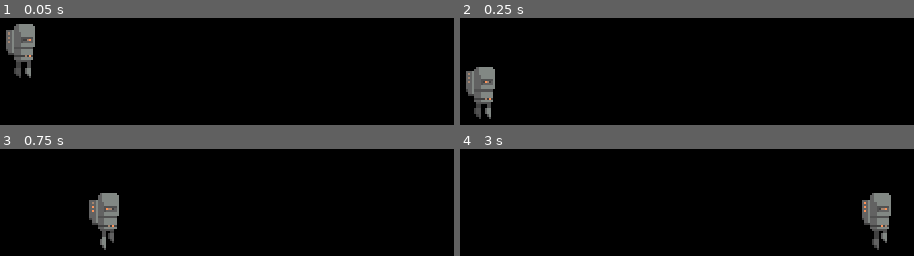
Above: before the commit, frames 1-4 (two rows, left to right).
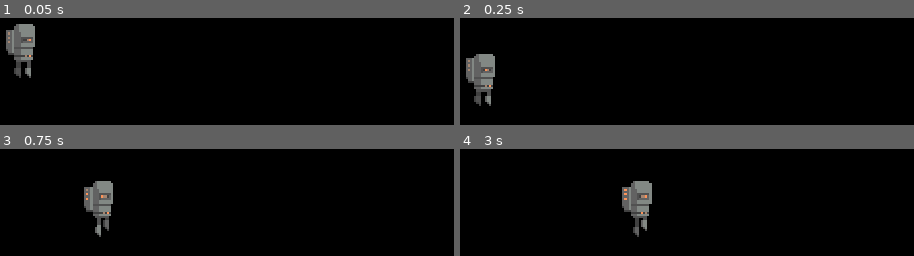
Above: after the commit, the same moments.

Repository: ricklusuardi/BuiltToScale2024
Game: Godot game, scene res://world.tscn
The game is run twice, just before and just after one commit, with the same random seed, the same clock (stepped at 60 frames per second) and the same inputs.
Inputs:
- Up to frame 1 (0.05 s): no input
- Up to frame 2 (0.25 s): no input
- Up to frame 3 (0.75 s): hold Right (ui_right) from 0.53 s (still down)
- Up to frame 4 (3 s): release Right (ui_right) at 2.03 s; hold Left (ui_left) 2.03-2.78 s; hold Right (ui_right) from 2.78 s (still down)

Frame 1 is identical in both runs. In frame 2, 2.2% of the frame differs, in the area x 1-8%, y 33-95%; in frame 3, 2.8%; in frame 4, 4.5%, in the area x 35-95%, y 29-95%.

Commit message:
implemented barebone windonly half done, gotta do the vector math for speedind when facing he opposite way

Diff:
--- a/Chara.gd
+++ b/Chara.gd
@@ -1,14 +1,15 @@
 extends CharacterBody2D
+class_name Chara
 
-
-const SPEED = 200.0
+var SPEED = 200.0
 #const JUMP_VELOCITY = -400.0
 
 @export var scaleChange : Vector2 #how much the size of the character increases/decreases
 @export var currentScaleStep : int = 0 # keeps track of how many times the character has been scaled up or down.
 @export var maxScaleUp : int = 2 # max amount of times it can be scaled up
 @export var minScaleDown : int = - 2 # max amount of times it can be scaled down
-
+var is_in_wind = false
+@export var in_wind_speed = 50
 # Get the gravity from the project settings to be synced with RigidBody nodes.
 var gravity = ProjectSettings.get_setting("physics/2d/default_gravity")
 
@@ -16,6 +17,10 @@
 	randomize()
 
 func _physics_process(delta):
+	if is_in_wind:
+		SPEED = in_wind_speed
+	else :
+		SPEED = 200.0
 	# Add the gravity.
 	if not is_on_floor():
 		velocity.y += gravity * delta
@@ -57,3 +62,9 @@
 	if (currentScaleStep > minScaleDown):
 		scale /= scaleChange
 		currentScaleStep -= 1
+
+func in_wind():
+	is_in_wind = true
+
+func not_in_wind():
+	is_in_wind =  false
--- a/Chara.tscn
+++ b/Chara.tscn
@@ -16,23 +16,6 @@
 
 [sub_resource type="RectangleShape2D" id="RectangleShape2D_0l3m1"]
 size = Vector2(13, 26)
-
-[sub_resource type="Animation" id="Animation_5rts5"]
-resource_name = "RobotIdle"
-length = 0.8
-loop_mode = 1
-tracks/0/type = "value"
-tracks/0/imported = false
-tracks/0/enabled = true
-tracks/0/path = NodePath("Sprite2D:frame")
-tracks/0/interp = 1
-tracks/0/loop_wrap = true
-tracks/0/keys = {
-"times": PackedFloat32Array(0, 0.2, 0.4, 0.6),
-"transitions": PackedFloat32Array(1, 1, 1, 1),
-"update": 1,
-"values": [0, 1, 2, 3]
-}
 
 [sub_resource type="Animation" id="Animation_dgvju"]
 length = 0.001
@@ -59,6 +42,23 @@
 "transitions": PackedFloat32Array(1),
 "update": 1,
 "values": [false]
+}
+
+[sub_resource type="Animation" id="Animation_5rts5"]
+resource_name = "RobotIdle"
+length = 0.8
+loop_mode = 1
+tracks/0/type = "value"
+tracks/0/imported = false
+tracks/0/enabled = true
+tracks/0/path = NodePath("Sprite2D:frame")
+tracks/0/interp = 1
+tracks/0/loop_wrap = true
+tracks/0/keys = {
+"times": PackedFloat32Array(0, 0.2, 0.4, 0.6),
+"transitions": PackedFloat32Array(1, 1, 1, 1),
+"update": 1,
+"values": [0, 1, 2, 3]
 }
 
 [sub_resource type="Animation" id="Animation_x07e3"]
--- /dev/null
+++ b/WindArea.gd
@@ -0,0 +1,20 @@
+extends Area2D
+class_name WindArea
+
+
+@onready var character :Chara = %Character
+
+func _ready():
+	connect("body_entered", _on_body_entered)
+	connect("body_exited", _on_body_exited)
+
+
+func _on_body_entered(body):
+	if body == character :
+		character.in_wind()
+		print("ciao")
+
+
+func _on_body_exited(body):
+	if body == character :
+		character.not_in_wind()
--- /dev/null
+++ b/wind_area.tscn
@@ -0,0 +1,9 @@
+[gd_scene load_steps=2 format=3 uid="uid://dq0htwu4mlmi3"]
+
+[ext_resource type="Script" path="res://WindArea.gd" id="1_xv65d"]
+
+[node name="WindArea" type="Area2D"]
+script = ExtResource("1_xv65d")
+
+[connection signal="body_entered" from="." to="." method="_on_body_entered"]
+[connection signal="body_exited" from="." to="." method="_on_body_exited"]
--- a/world.tscn
+++ b/world.tscn
@@ -1,21 +1,26 @@
-[gd_scene load_steps=4 format=3 uid="uid://lmvercdho44y"]
+[gd_scene load_steps=6 format=3 uid="uid://lmvercdho44y"]
 
 [ext_resource type="PackedScene" uid="uid://bawshwc6vy2s6" path="res://Chara.tscn" id="1_gcqke"]
 [ext_resource type="Texture2D" uid="uid://bqgbx7ekke07d" path="res://sprite/SpaceBackground.png" id="2_7ebu2"]
+[ext_resource type="Script" path="res://WindArea.gd" id="3_8f4yt"]
 
 [sub_resource type="RectangleShape2D" id="RectangleShape2D_4o578"]
 size = Vector2(1457, 20)
 
+[sub_resource type="RectangleShape2D" id="RectangleShape2D_la10y"]
+size = Vector2(170, 199)
+
 [node name="World" type="Node2D"]
 
-[node name="Node2D" parent="." instance=ExtResource("1_gcqke")]
+[node name="Character" parent="." instance=ExtResource("1_gcqke")]
+unique_name_in_owner = true
 position = Vector2(272, 216)
 
 [node name="StaticBody2D" type="StaticBody2D" parent="."]
 position = Vector2(327, 581)
 
 [node name="CollisionShape2D" type="CollisionShape2D" parent="StaticBody2D"]
-position = Vector2(169, -319)
+position = Vector2(-70, -325)
 shape = SubResource("RectangleShape2D_4o578")
 
 [node name="Camera2D" type="Camera2D" parent="."]
@@ -26,3 +31,11 @@
 z_index = -3
 position = Vector2(304, 200)
 texture = ExtResource("2_7ebu2")
+
+[node name="WindArea" type="Area2D" parent="."]
+position = Vector2(395, 166)
+script = ExtResource("3_8f4yt")
+
+[node name="CollisionShape2D" type="CollisionShape2D" parent="WindArea"]
+shape = SubResource("RectangleShape2D_la10y")
+debug_color = Color(0, 0.627451, 0.313726, 0.419608)
